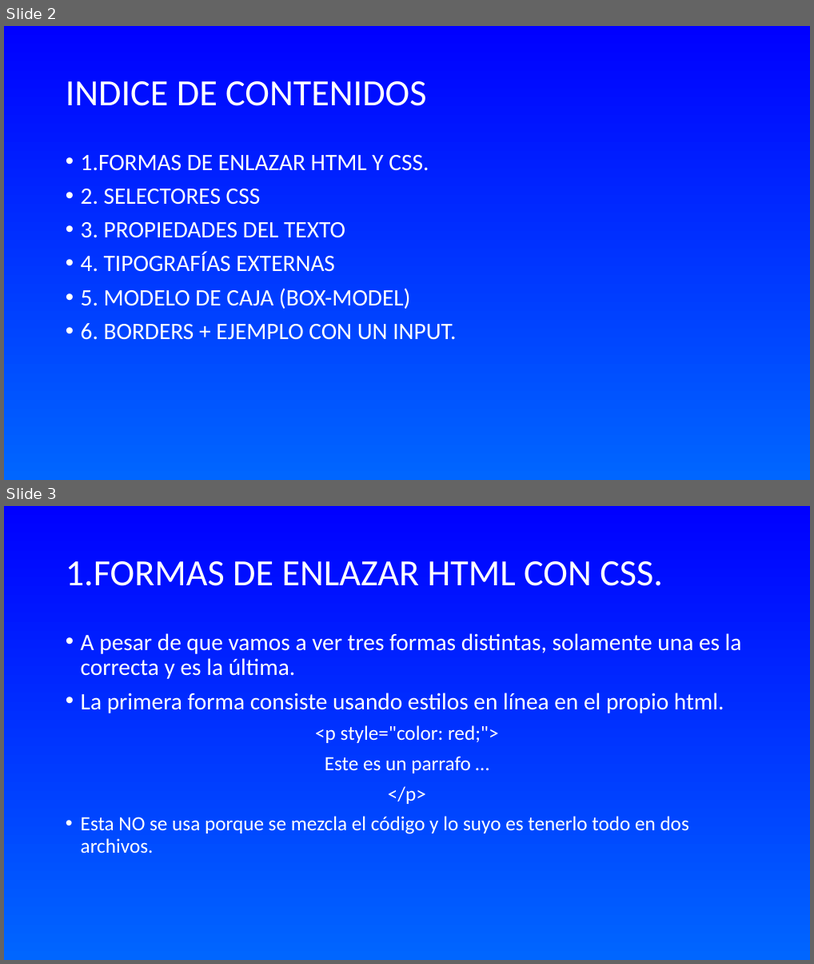
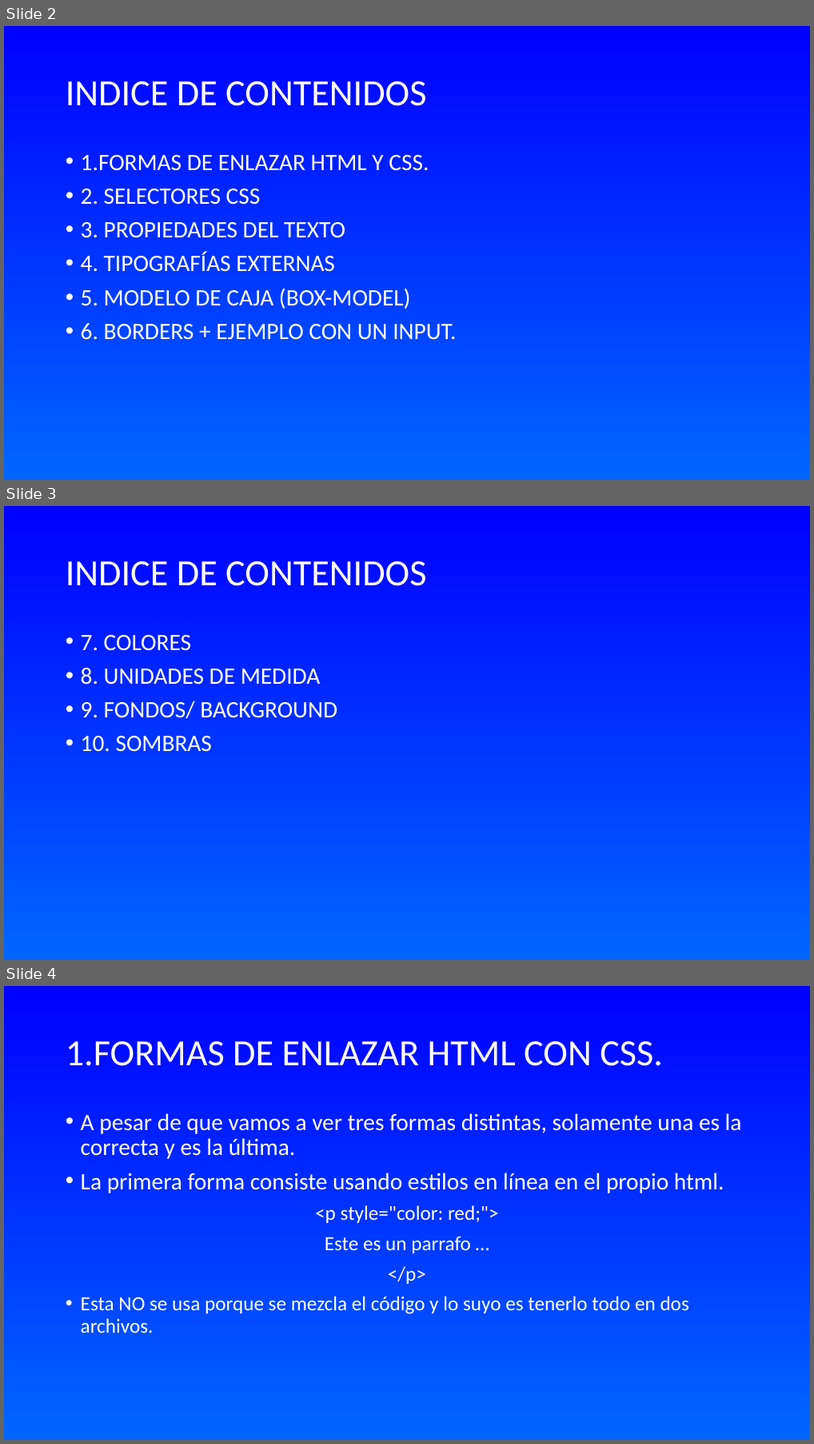
Before and after one commit to WalterDeRacagua/Curso-de-HTML-y-CSS, a slide deck: CSS/TEORÍA/INTRODUCCIÓN A CSS.odp. Shown one above the other, each under a label of ours: slides 2 and 3 before the commit, slides 2, 3 and 4 after it. The pictures are 814x964 and 814x1444 pixels, drawn with LibreOffice and Linux fonts; fonts in the diff are those of the drawing. Boxes give left, top, right and bottom in pixels: in the first picture for what was removed or moved away, otherwise in the second. Text is boxed around its words. In the diff, an @@ line names an element or a change of style, - is before the commit and + after.

```diff
--- a/CSS/TEORÍA/INTRODUCCIÓN A CSS.odp
+++ b/CSS/TEORÍA/INTRODUCCIÓN A CSS.odp
@@ slide 3 added at box(4, 506, 810, 960), background gradient #0000FF to #0066FF @@
@@ title added at box(66, 561, 426, 586), 44 pt, text #FFFFFF @@
+INDICE DE CONTENIDOS
@@ text added at box(81, 635, 338, 752), 28 pt, text #FFFFFF @@
+• 7. COLORES
+• 8. UNIDADES DE MEDIDA
+• 9. FONDOS/ BACKGROUND
+• 10. SOMBRAS
@@ what was slide 3 is now slide 4 @@
```
Also in this commit, not shown: 1 slide changed, 10 other slides added, 4 other files.
